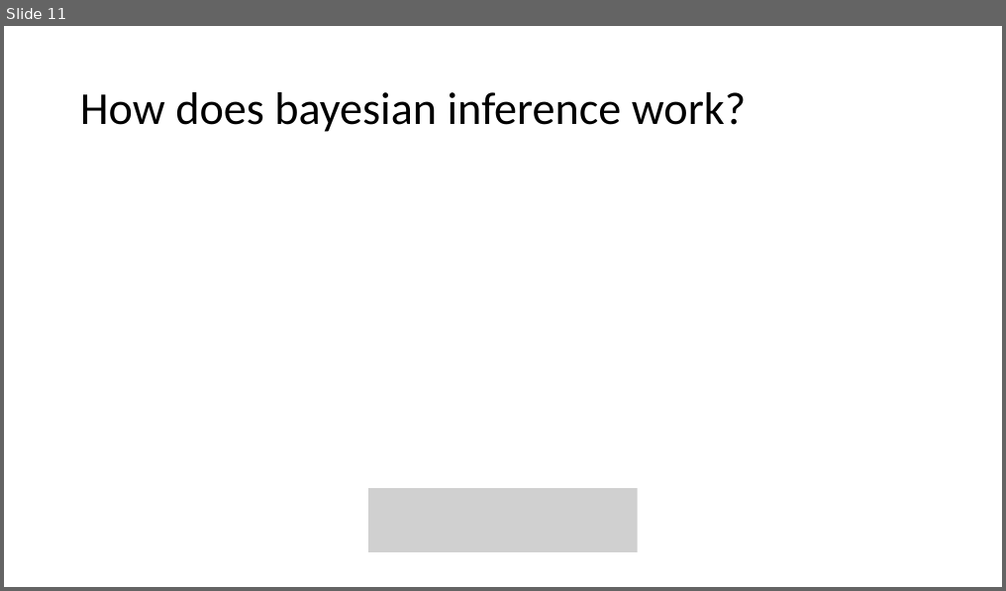
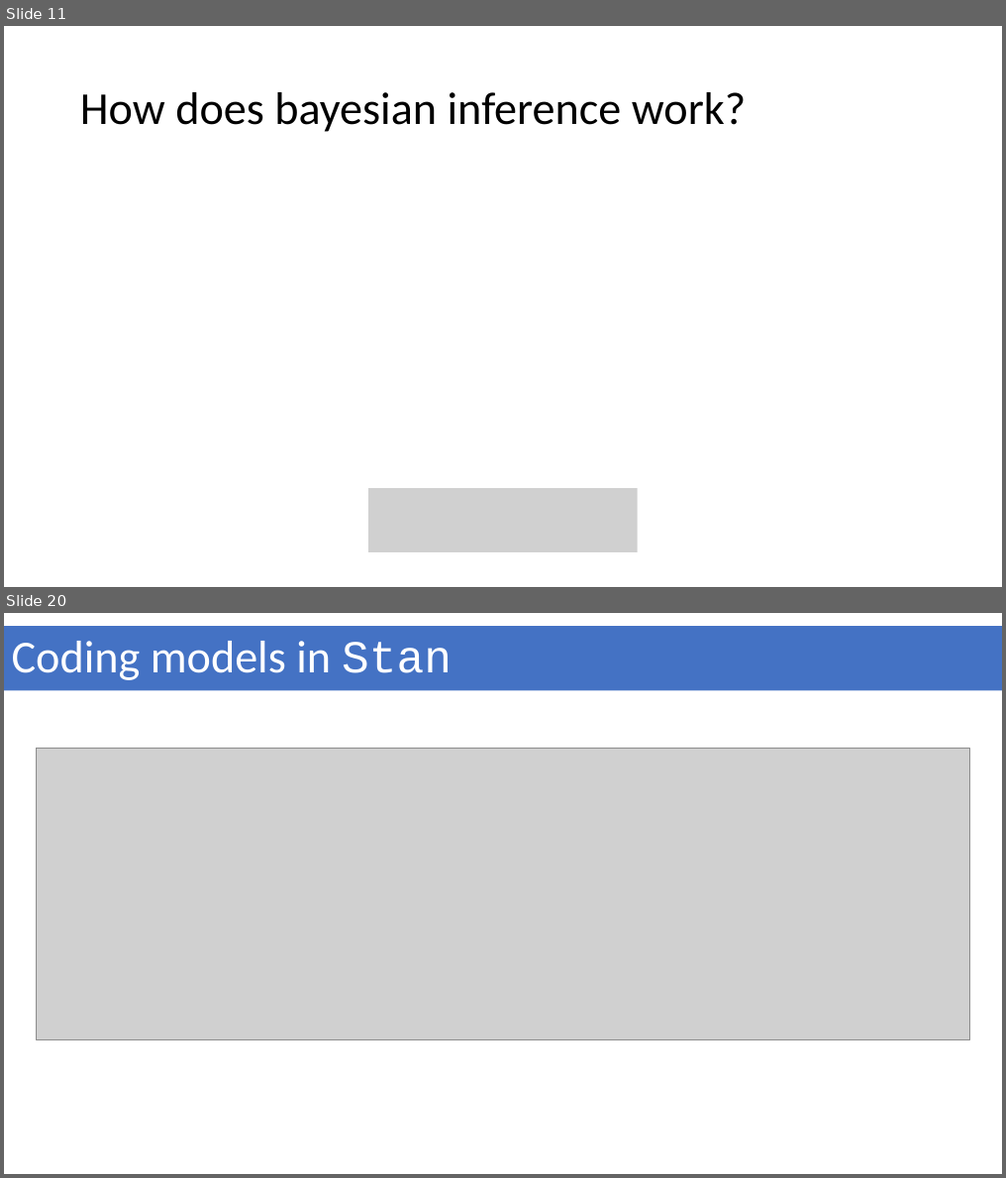
Before and after one commit to geek-lunch/workshops, a slide deck: Intro_to_bayesian/bayesian_stats_with_stan_and_brms.pptx. Shown one above the other, each under a label of ours: slide 11 before the commit, slides 11 and 20 after it; the slides between them are not shown. The pictures are 1006x591 and 1006x1178 pixels, drawn with LibreOffice and Linux fonts; fonts in the diff are those of the drawing; grey boxes stand for pictures. Boxes give left, top, right and bottom in pixels: in the first picture for what was removed or moved away, otherwise in the second. Text is boxed around its words. In the diff, an @@ line names an element or a change of style, - is before the commit and + after.

```diff
--- a/Intro_to_bayesian/bayesian_stats_with_stan_and_brms.pptx
+++ b/Intro_to_bayesian/bayesian_stats_with_stan_and_brms.pptx
@@ slide 20 added at bbox=[4, 613, 1002, 1174], background #FFFFFF @@
@@ rectangle added at bbox=[4, 626, 1002, 690], fill #4472C4, 44 pt, text #FFFFFF @@
+Coding models in Stan
@@ picture added at bbox=[37, 748, 969, 1040] @@
```
Also in this commit, not shown: 9 other slides added.
